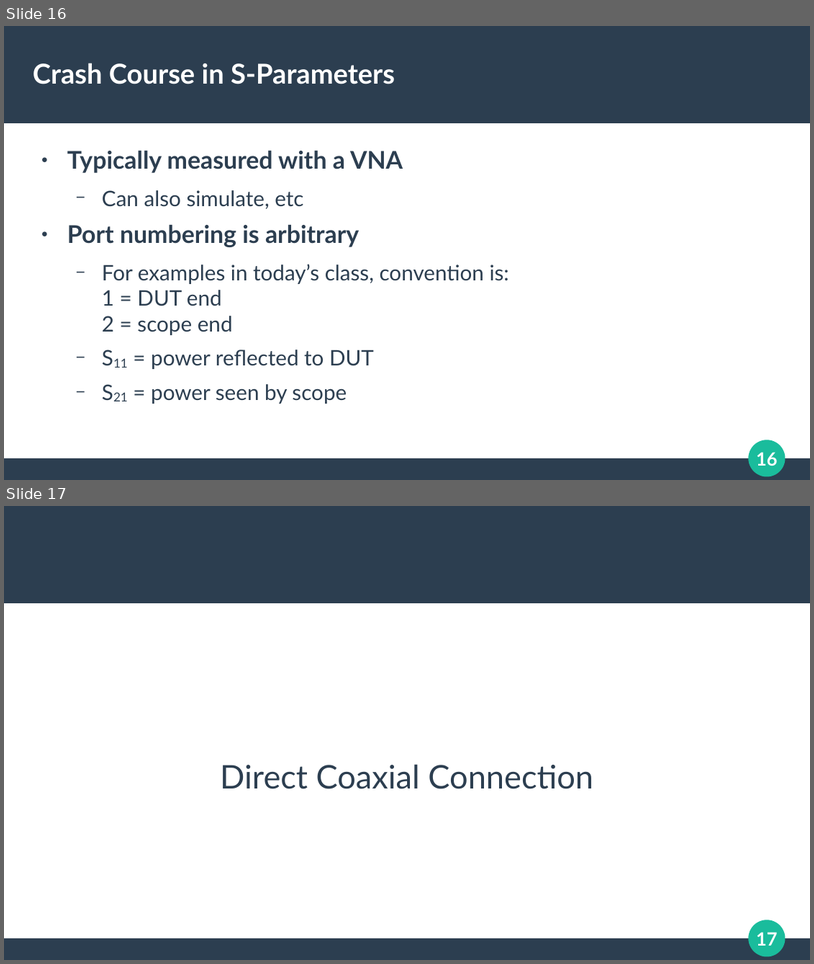
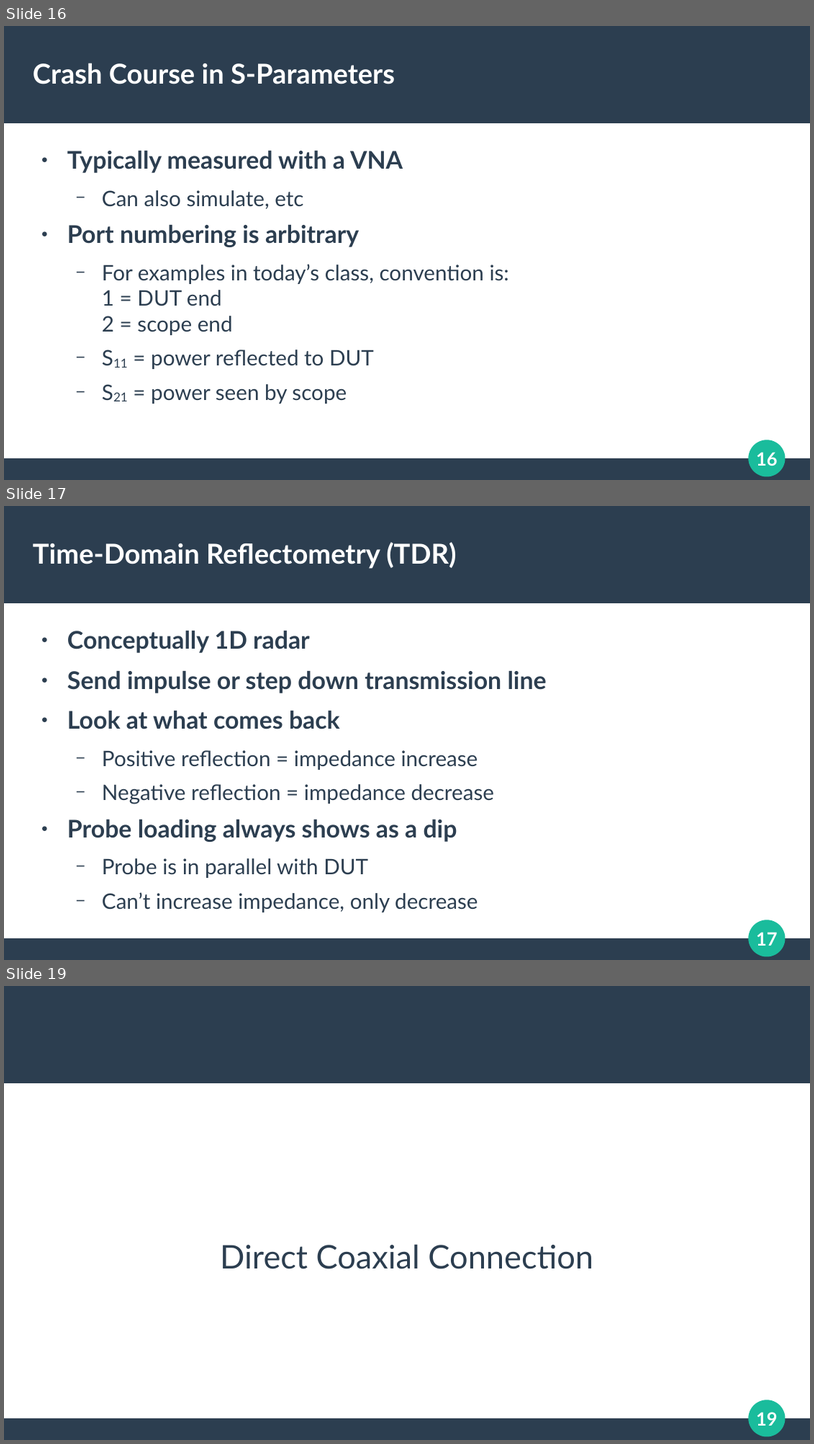
Before and after one commit to azonenberg/electronics-training, a slide deck: oscilloscope-probing/sec01-opener.odp. Shown one above the other, each under a label of ours: slides 16 and 17 before the commit, slides 16, 17 and 19 after it; the slides between them are not shown. The pictures are 814x964 and 814x1444 pixels, drawn with LibreOffice and Linux fonts; fonts in the diff are those of the drawing. Boxes give left, top, right and bottom in pixels: in the first picture for what was removed or moved away, otherwise in the second. Text is boxed around its words. In the diff, an @@ line names an element or a change of style, - is before the commit and + after.

```diff
--- a/oscilloscope-probing/sec01-opener.odp
+++ b/oscilloscope-probing/sec01-opener.odp
@@ slide 17 added at [4,506,810,960], background #FFFFFF; not listed: 4 template elements that a slide beside it also shows @@
@@ title added at [33,542,456,569], 27 pt, text #FFFFFF, bold @@
+Time-Domain Reflectometry (TDR)
@@ text added at [67,631,547,912], 21 pt, text #2C3E50 @@
+● Conceptually 1D radar
+● Send impulse or step down transmission line
+● Look at what comes back
+  − Positive reflection = impedance increase
+  − Negative reflection = impedance decrease
+● Probe loading always shows as a dip
+  − Probe is in parallel with DUT
+  − Can’t increase impedance, only decrease
@@ what was slide 17 is now slide 19 @@
@@ page number at [756,1412,777,1425]: text changed @@
-17
+19
```
Also in this commit, not shown: 1 other slide added, 43 other files.
